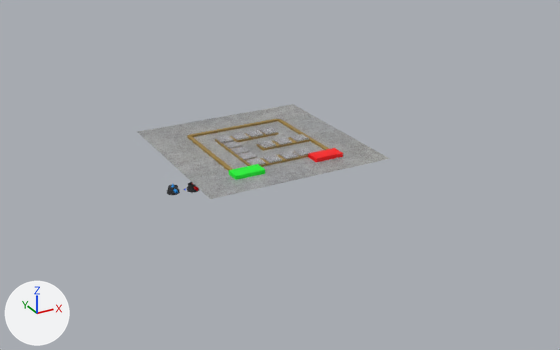
Two versions of the glTF model common/models/world/world.gltf, one commit apart.
Rendered twice from a 50 mm camera at (-44.0, -86.1, 37.9) aimed at (2.1, -2.4, -4.0). Arrows for +X, +Y and +Z are at lower left; the lights stay in place. Where no turn or scale is listed for an object, it has been applied to the vertices.

Objects in the first picture: 'Base0', 'Base09', 'Base1', 'Base10', 'Base11', 'Base12', 'Base13', 'Base2', 'Base3', 'Base4', 'Base5', 'Base6', 'Base7', 'Base8', 'Cube', 'Cube.001', 'Floor', 'Wall'.
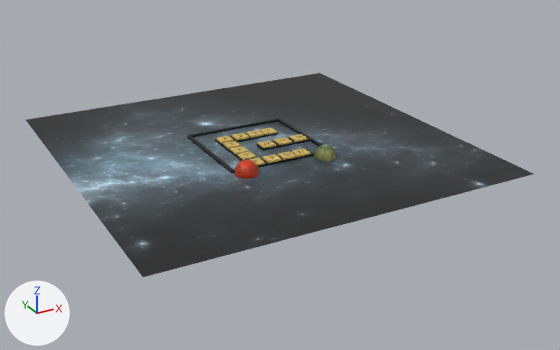
Boxes [x1, y1, x2, y2] around the edits, measured in the pictures (560 x 350 px):
'Floor', surface changed, rescaled (100% wider, 114% taller): before [137, 104, 390, 199]; after [26, 73, 533, 277]
'Wall', surface changed (brown to black): [187, 118, 329, 173] in both
'Sphere', added: after [235, 160, 259, 179]
'Cube', surface changed, rescaled (not visible afterwards): before [229, 164, 265, 180]
'Cube.001', recoloured, rescaled (not visible afterwards): before [308, 148, 343, 162]
'Sphere.001', added: after [315, 144, 336, 161]
'Base6', surface changed, moved: before [279, 151, 299, 160]; after [237, 152, 256, 160]
'Base8', surface changed, moved: before [231, 133, 249, 140]; after [262, 154, 282, 163]
'Base3', surface changed, moved: before [238, 152, 257, 161]; after [216, 136, 234, 143]
'Base5', surface changed, moved: before [294, 148, 313, 156]; after [230, 146, 249, 154]
'Base10', surface changed, moved: before [246, 130, 264, 138]; after [292, 148, 311, 157]
'Base4', surface changed, moved: before [246, 158, 265, 165]; after [223, 141, 241, 149]
'Base09', surface changed, moved: before [260, 128, 277, 135]; after [278, 151, 297, 160]
'Base12', surface changed, moved: before [290, 134, 309, 142]; after [274, 137, 292, 145]
'Base2', surface changed, moved: before [231, 147, 250, 155]; after [232, 133, 250, 140]
'Base13', surface changed, moved: before [274, 137, 292, 145]; after [290, 134, 308, 142]
'Base1', surface changed, moved: before [223, 141, 242, 149]; after [246, 130, 264, 137]
'Base0', surface changed, moved: before [216, 136, 234, 143]; after [260, 128, 277, 135]
'Base7', surface changed, moved: before [263, 154, 282, 163]; after [250, 158, 265, 166]
'Base11', surface changed: [258, 140, 276, 148] in both

Diff of the bpy script that builds the scene:
```diff
--- a/common/models/world/world.gltf.py
+++ b/common/models/world/world.gltf.py
@@ mat_floor @@
 mat_floor = principled_material('Floor')
-mat_floor.texture = img_cement
+mat_floor.texture = img_space_texture
 mat_floor.roughness = 0.4
@@ mat_wall @@
 mat_wall = principled_material('Wall')
-mat_wall.texture = img_brick_wall
+mat_wall.texture = img_bullet1_texture
@@ mat_metal @@
 mat_metal = principled_material('Metal')
-mat_metal.texture = img_metal
+mat_metal.texture = img_venus
@@ mat_start @@
 mat_start = principled_material('Start')
-mat_start.texture = img_start_texture
+mat_start.texture = img_mars3
@@ me_cube_002 @@
 me_cube_002.from_pydata(...)  # 8 vertices, 12 faces; spans x -1.0..1.0, y -1.0..1.0, z -1.0..1.0
-me_cube_002.materials.append(mat_material)  # picture img_end_texture
+me_cube_002.materials.append(mat_end)  # picture img_green_planet
@@ ob_floor @@
 ob_floor.location = (0.0, 0.0, 0.0)
-ob_floor.scale = (12.5, 12.5, 12.4)
+ob_floor.scale = (25.0, 25.0, 24.9)
@@ ob_base0 @@
 ob_base0 = bpy.data.objects.new('Base0', me_cube_012)
-ob_base0.location = (-3.45, 3.0, 0.35)
+ob_base0.location = (3.2, 3.0, 0.35)
@@ ob_base1 @@
 ob_base1 = bpy.data.objects.new('Base1', me_cube_013)
-ob_base1.location = (-3.43, 0.66, 0.35)
+ob_base1.location = (1.13, 3.0, 0.35)
@@ ob_base2 @@
 ob_base2 = bpy.data.objects.new('Base2', me_cube_014)
-ob_base2.location = (-3.41, -1.65, 0.35)
+ob_base2.location = (-1.08, 3.0, 0.35)
@@ ob_base3 @@
 ob_base3 = bpy.data.objects.new('Base3', me_cube_015)
-ob_base3.location = (-3.43, -3.76, 0.35)
+ob_base3.location = (-3.44, 3.0, 0.35)
@@ ob_base4 @@
 ob_base4 = bpy.data.objects.new('Base4', me_cube_016)
-ob_base4.location = (-3.41, -6.02, 0.35)
+ob_base4.location = (-3.44, 0.71, 0.35)
@@ ob_base5 @@
 ob_base5 = bpy.data.objects.new('Base5', me_cube_017)
-ob_base5.location = (3.47, -6.0, 0.35)
+ob_base5.location = (-3.44, -1.45, 0.35)
@@ ob_base6 @@
 ob_base6 = bpy.data.objects.new('Base6', me_cube_018)
-ob_base6.location = (1.35, -6.04, 0.35)
+ob_base6.location = (-3.44, -3.61, 0.35)
@@ ob_base7 @@
 ob_base7 = bpy.data.objects.new('Base7', me_cube_019)
-ob_base7.location = (-1.04, -6.06, 0.35)
+ob_base7.location = (-3.44, -6.0, 0.35)
@@ ob_base8 @@
 ob_base8 = bpy.data.objects.new('Base8', me_cube_020)
-ob_base8.location = (-1.14, 3.0, 0.35)
+ob_base8.location = (-1.08, -6.0, 0.35)
@@ ob_base09 @@
 ob_base09 = bpy.data.objects.new('Base09', me_cube_021)
-ob_base09.location = (3.22, 3.0, 0.35)
+ob_base09.location = (1.13, -6.0, 0.35)
@@ ob_base10 @@
 ob_base10 = bpy.data.objects.new('Base10', me_cube_022)
-ob_base10.location = (1.06, 3.0, 0.35)
+ob_base10.location = (3.2, -6.0, 0.35)
@@ ob_base12 @@
 ob_base12 = bpy.data.objects.new('Base12', me_cube_024)
-ob_base12.location = (5.65, -1.34, 0.35)
+ob_base12.location = (3.1, -1.32, 0.35)
@@ ob_base13 @@
 ob_base13 = bpy.data.objects.new('Base13', me_cube_025)
-ob_base13.location = (3.1, -1.32, 0.35)
+ob_base13.location = (5.51, -1.32, 0.35)
@@ ob_cube @@
 ob_cube.location = (-5.65, -8.04, 0.25)
-ob_cube.scale = (2.0, 1.0, 0.25)
+ob_cube.scale = (0.45, 0.05, 0.25)
@@ ob_cube_001 @@
 ob_cube_001.location = (5.62, -8.03, 0.25)
-ob_cube_001.scale = (2.0, 1.0, 0.25)
+ob_cube_001.scale = (0.15, 0.3, 0.25)
@@ ob_sphere_001 @@
+ob_sphere_001 = bpy.data.objects.new('Sphere.001', me_sphere_001)  # a UV sphere (32 segments, 16 rings, poles along z) spanning x -1.35..1.35, y -1.35..1.35, z -1.35..1.35; in mat_end (picture img_green_planet)
+ob_sphere_001.location = (5.62, -8.03, 0.25)
@@ ob_sphere @@
+ob_sphere = bpy.data.objects.new('Sphere', me_sphere)  # a UV sphere (32 segments, 16 rings, poles along z) spanning x -1.49..1.49, y -1.49..1.49, z -1.49..1.49; in mat_start (picture img_mars3)
+ob_sphere.location = (-5.65, -8.04, 0.25)
```
